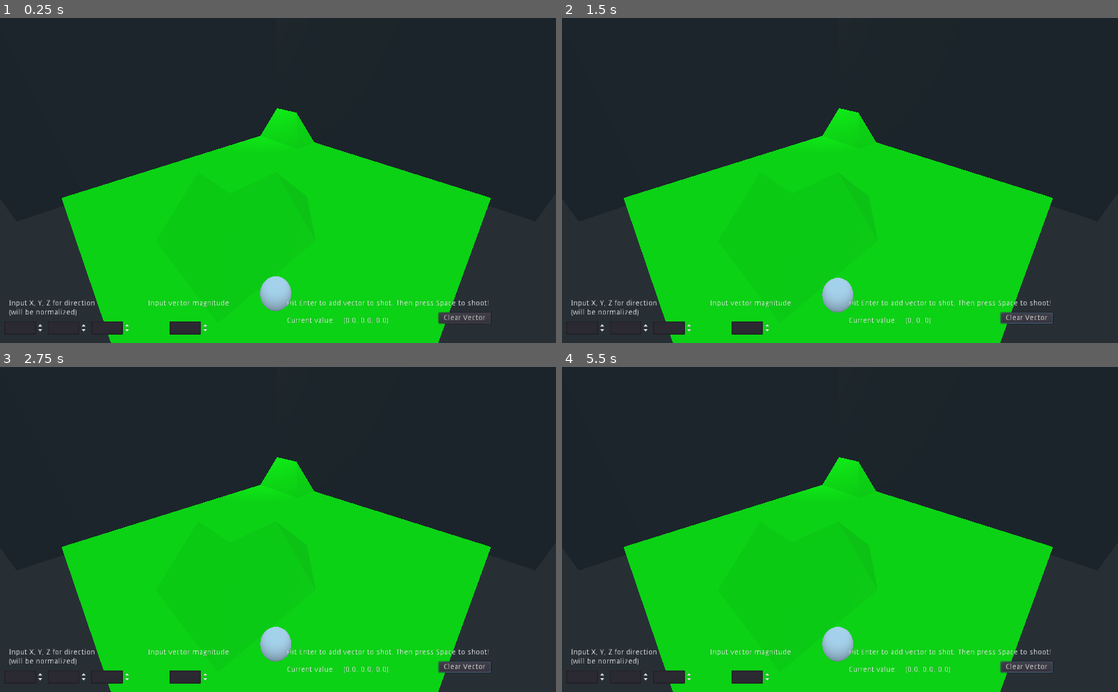
Above: before the commit, frames 1-4 (two rows, left to right).
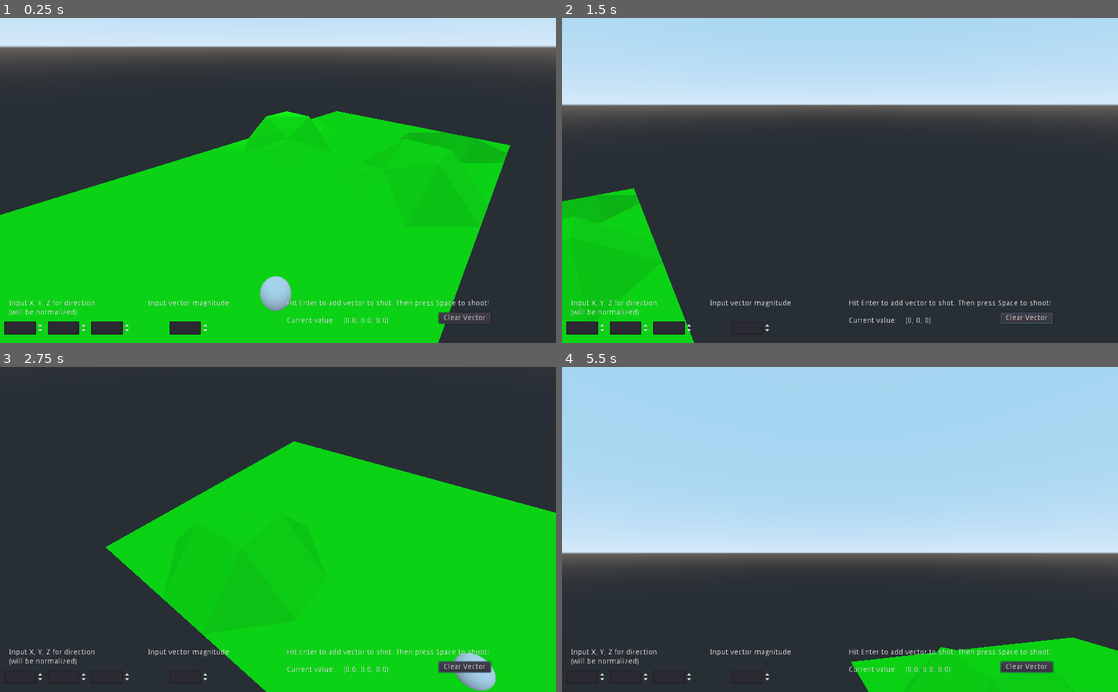
Above: after the commit, the same moments.

Repository: glade-software/gusty
Game: Godot game, scene res://TestLevel.tscn
Same seed, same stepped clock (60 frames per second), same inputs: the game is played once before the commit and once after it.
Inputs (mouse positions are in pixels of both pictures, inside the frame that each line leads up to):
- Up to frame 1 (0.25 s): no input
- Up to frame 2 (1.5 s): click "Clear Vector" at 0.5 s; tap Enter (add_vector) at 1.25 s; move the mouse to (962, 164) at 1.27 s; hold Right (ui_right) from 1.28 s (still down); hold Enter (add_vector) from 1.28 s (still down)
- Up to frame 3 (2.75 s): move the mouse to (166, 545) at 2.02 s; release Right (ui_right) at 2.03 s; release Enter (add_vector) at 2.03 s; hold Down (ui_down) from 2.03 s (still down); tap Space (hit_ball) at 2.1 s
- Up to frame 4 (5.5 s): tap Enter (add_vector) at 2.75, 4.25 s; move the mouse to (895, 458) at 2.77 s; release Down (ui_down) at 2.78 s; hold Right (ui_right) 2.78-3.53 s; hold Enter (add_vector) 2.78-3.53 s; move the mouse to (812, 594) at 3.52 s; hold Up (ui_up) 3.53-4.28 s; tap Space (hit_ball) at 3.6, 5.1 s; move the mouse to (1006, 578) at 4.27 s; hold Enter (add_vector) 4.28-5.03 s; hold Left (ui_left) from 4.28 s (still down); move the mouse to (673, 480) at 5.02 s

The runs differ from the first frame. In frame 1, 27% of the frame differs, in the area x 0-100%, y 0-100%; in frame 2, 76%; in frame 3, 23%; in frame 4, 86%.

Commit message:
Read CSV into collisionshape height map, drawing fixes for consistent slopes

Diff:
--- a/gusty-godot/SimpleFloor.gd
+++ b/gusty-godot/SimpleFloor.gd
@@ -1,15 +1,47 @@
 extends StaticBody
 
-# Called when the node enters the scene tree for the first time.
 func _ready():
-  var shape = $CollisionShape.shape
+  var height_map_shape = $CollisionShape.shape
 
-  # width includes every point, but we want to loop over each "square" in the grid
-  var w = shape.map_width
-  var d = shape.map_depth
+  # hard coded for now - should have an import UI button in the test level
 
-  # array of floats representing the height map
-  var map_data = shape.map_data
+  # button should build height map, draw new surface, and reset player position
+
+  var filename = "res://level-data/test.csv"
+  var file = File.new()
+  file.open(filename, File.READ)
+
+  # length of csv line array is map width
+  # of lines read is map depth
+  var map_width = file.get_csv_line().size()
+  var map_depth = 0 # increment as file is read.
+
+  var read_map_data = PoolRealArray()
+
+  file.seek(0)
+
+  # no error checking, assume the csv is valid and a rectangular matrix of vals
+  while not file.eof_reached():
+    var csv_line = file.get_csv_line()
+
+    # excel adds a blank line at bottom of file, don't want to count that toward map_depth
+    if csv_line.size() != map_width:
+      break
+    for num in csv_line:
+      # change string to float?
+      read_map_data.push_back(num.to_float())
+      print("adding num: " + num)
+    map_depth = map_depth + 1
+
+  if read_map_data.size() != (map_width*map_depth):
+    print("error reading height map file " + filename)
+    print("width: " + str(map_width) + ", height: " + str(map_depth))
+  file.close()
+
+  # load in read height map to collisionshape
+  height_map_shape.map_width = map_width
+  height_map_shape.map_depth = map_depth
+  height_map_shape.map_data = read_map_data
 
   var material = SpatialMaterial.new()
   # green
@@ -25,8 +57,8 @@
   var z_scale = $CollisionShape.scale.z
 
   # top left of entire height map
-  var start_x = - (w-1) * x_scale / 2
-  var start_z = - (d-1) * z_scale / 2
+  var start_x = - (map_width-1) * x_scale / 2
+  var start_z = - (map_depth-1) * z_scale / 2
   var vertex_pos = Vector3()
 
   var root_x : float
@@ -34,34 +66,41 @@
   var vertices : PoolVector3Array
 
   # looping over each square in the grid
-  for i in range(d-1):
-    for j in range(w-1):
+  for i in range(map_depth-1):
+    for j in range(map_width-1):
       # corresponds to "top-left" vertex of the square in the grid
       root_x = start_x + j * x_scale
       root_z = start_z + i * z_scale
 
       vertices.resize(0)
-
       vertex_pos.x = root_x
       vertex_pos.z = root_z
-      vertex_pos.y = map_data[w*i + j]
+      vertex_pos.y = read_map_data[map_width*i + j]
       vertices.push_back(vertex_pos)
-      print("root vertex. index: " + str(w*i + j) + ", vertex: " + str(vertex_pos))
 
       vertex_pos.x = root_x + x_scale
       vertex_pos.z = root_z
-      vertex_pos.y = map_data[w*i + j+1]
+      vertex_pos.y = read_map_data[map_width*i + j+1]
       vertices.push_back(vertex_pos)
 
       vertex_pos.x = root_x + x_scale
       vertex_pos.z = root_z + z_scale
-      vertex_pos.y = map_data[w*(i+1) + j+1]
+      vertex_pos.y = read_map_data[map_width*(i+1) + j+1]
       vertices.push_back(vertex_pos)
 
       vertex_pos.x = root_x
       vertex_pos.z = root_z + z_scale
-      vertex_pos.y = map_data[w*(i+1) + j]
+      vertex_pos.y = read_map_data[map_width*(i+1) + j]
       vertices.push_back(vertex_pos)
+
+      # find steepest diagonal
+      var slope02 = abs(vertices[0].y - vertices[2].y)
+      var slope13 = abs(vertices[1].y - vertices[3].y)
+      # this is to ensure consistent, more "concave" like slopes
+      if slope02 > slope13:
+        # shift elements by one to change draw order
+        vertices.insert(0, vertices[3])
+        vertices.remove(4)
 
       st.add_triangle_fan(vertices)
 
--- a/gusty-godot/TestLevel.tscn
+++ b/gusty-godot/TestLevel.tscn
@@ -14,7 +14,6 @@
 [node name="Camera" type="Camera" parent="."]
 transform = Transform( 0.707107, -0.353553, 0.612373, 0, 0.866026, 0.499999, -0.707107, -0.353553, 0.612373, 3.169, 2.98223, 3.11267 )
 script = ExtResource( 5 )
-enabled = false
 sensitivity = 0.397
 use_gui = false
 
@@ -37,6 +36,7 @@
 
 [node name="Wall2" parent="." instance=ExtResource( 6 )]
 transform = Transform( 1, 0, 0, 0, 1, 0, 0, 0, 1, -3.5, 3.023, 0 )
+visible = false
 
 [node name="Wall3" parent="." instance=ExtResource( 6 )]
 transform = Transform( -1.62921e-07, 0, 1, 0, 1, 0, -1, 0, -1.62921e-07, 0, 3.023, 3.5 )
@@ -44,4 +44,5 @@
 
 [node name="Wall4" parent="." instance=ExtResource( 6 )]
 transform = Transform( -1.62921e-07, 0, 1, 0, 1, 0, -1, 0, -1.62921e-07, 0, 3.023, -3.5 )
+visible = false
 [connection signal="new_vector" from="TestHUD" to="Ball" method="add_vector"]
--- /dev/null
+++ b/gusty-godot/level-data/test.csv
@@ -0,0 +1,17 @@
+0,0,0,0,0,0,0,0
+0,0,0,0,0,-2,-2,0
+0,0,0,0,0,-2,-2,0
+0,0,0,0,0,0,0,0
+0,0,0,0,0,0,0,0
+0,1,1,0,0,1,1,0
+0,1,0.5,0,0,0.5,1,0
+0,0,0,0,0,0,0,0
+0,0,0,0,0,0,0,0
+0,0,0,0,0,0,0,0
+0,0,0,0,0,0,0,0
+0,0,0,0,0,0,0,0
+0,0,0,0,0,0,0,0
+0,0,0,0,0,1,1,0
+0,0,0,0,0,0.5,1,0
+0,0,0,0,0,0,0,0
+0,0,0,0,0,0,0,0
